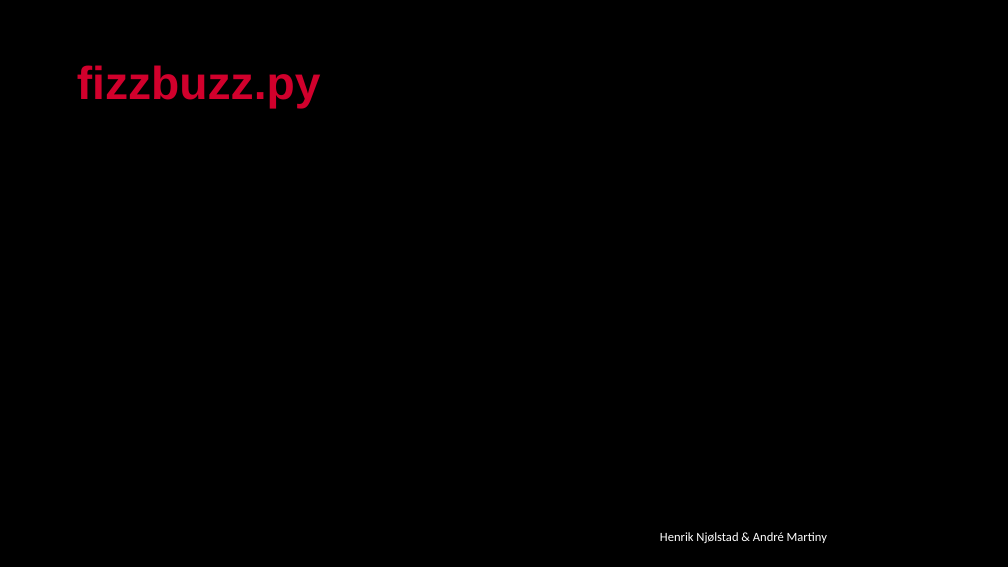
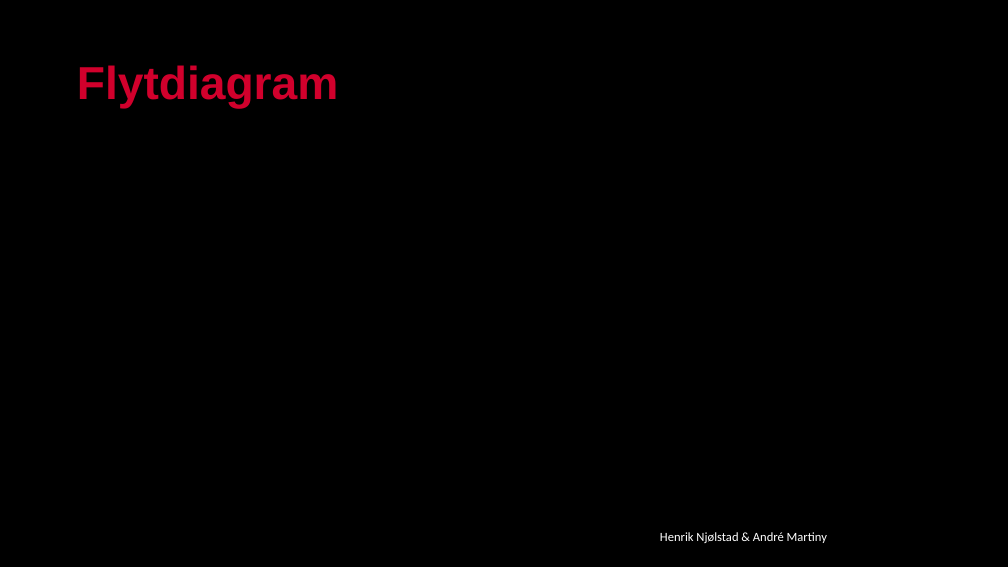
Before and after one commit to kodelaben/kodelaben.github.io, a slide deck: slide 7 of _drafts/Oppgaver/Workshop/Workshop_2PP.pptx. Drawn at 1008x567 pixels with LibreOffice and Linux fonts; fonts in the diff are those of the drawing; background and template pictures are left out. Boxes give left, top, right and bottom in pixels: in the first picture for what was removed or moved away, otherwise in the second. Text is boxed around its words. In the diff, an @@ line names an element or a change of style, - is before the commit and + after.

```diff
--- a/_drafts/Oppgaver/Workshop/Workshop_2PP.pptx
+++ b/_drafts/Oppgaver/Workshop/Workshop_2PP.pptx
@@ title at (77,65,339,109): text changed @@
-fizzbuzz.py
+Flytdiagram
```
Also in this commit, not shown: 3 other slides changed, 3 slides added, 7 slides removed, 8 other files.
